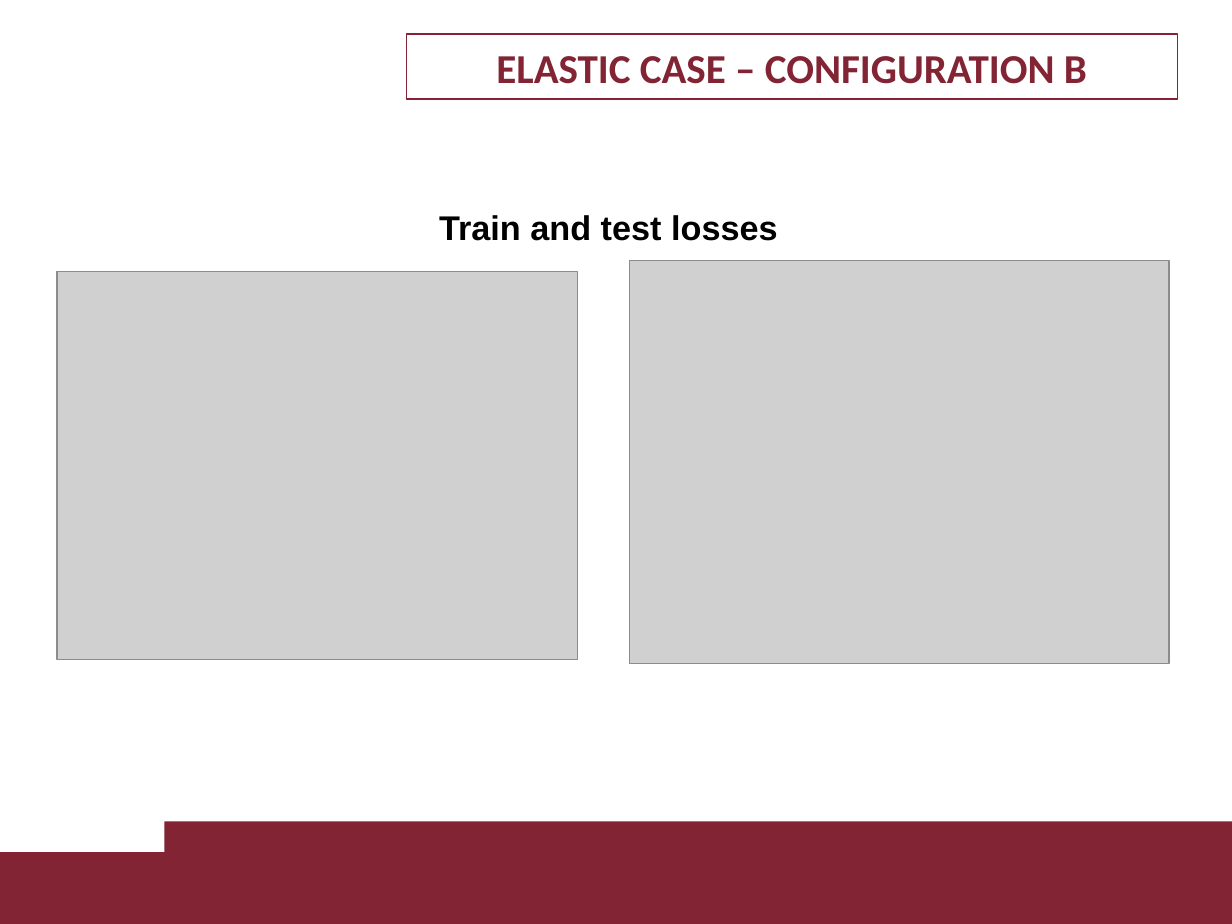
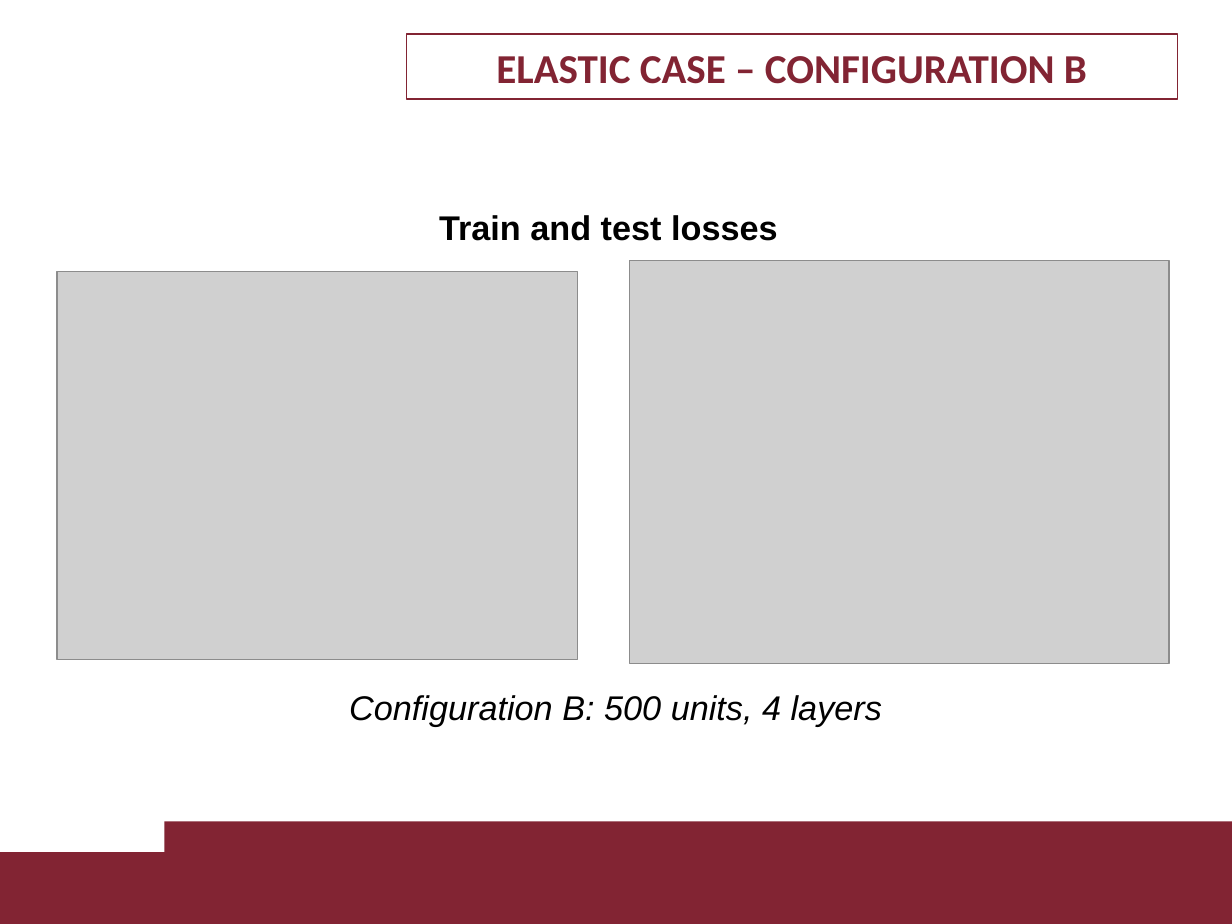
Before and after one commit to LorCir28/lagrangian_neural_network_with_PDcontroller_gravity_cancellation, a slide deck: slide 22 of presentation/1895955_1884561.pptx (slide 24 before the commit). Drawn at 1232x924 pixels with LibreOffice and Linux fonts; fonts in the diff are those of the drawing; grey boxes stand for pictures; background and template pictures are left out. Boxes give left, top, right and bottom in pixels: in the first picture for what was removed or moved away, otherwise in the second. Text is boxed around its words. In the diff, an @@ line names an element or a change of style, - is before the commit and + after.

```diff
--- a/presentation/1895955_1884561.pptx
+++ b/presentation/1895955_1884561.pptx
@@ text added at box(349, 695, 882, 727), 20 pt, text #000000, italic @@
+Configuration B: 500 units, 4 layers
```
Also in this commit, not shown: 5 other slides changed, 5 slides added, 7 slides removed, 1 other file.
